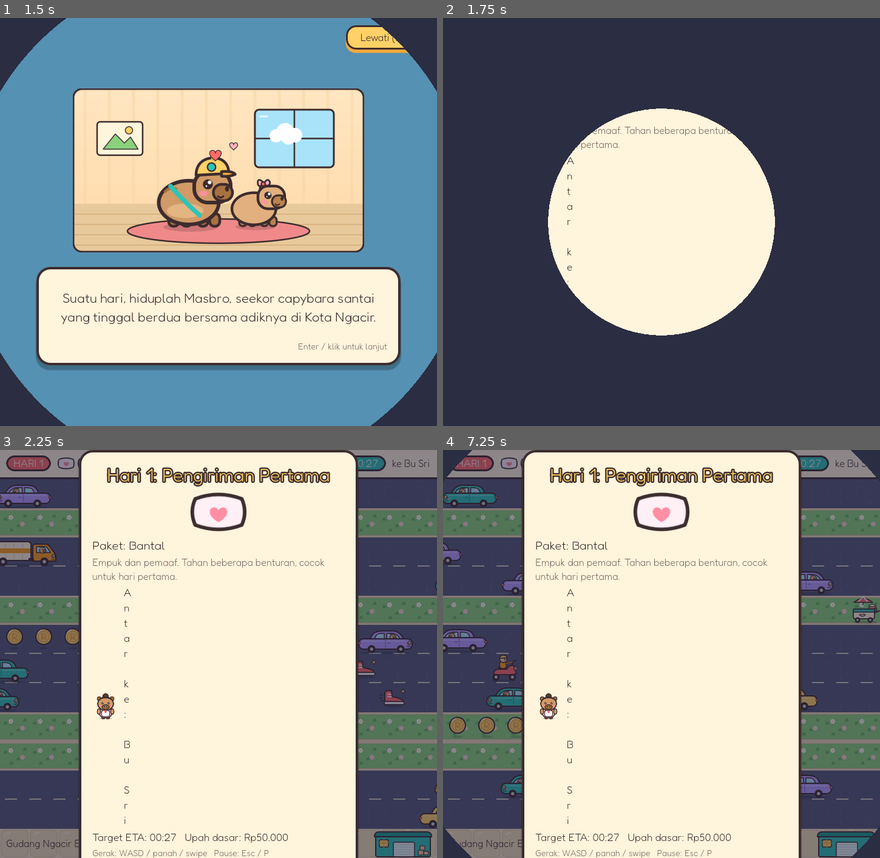
Above: before the commit, frames 1-4 (two rows, left to right).
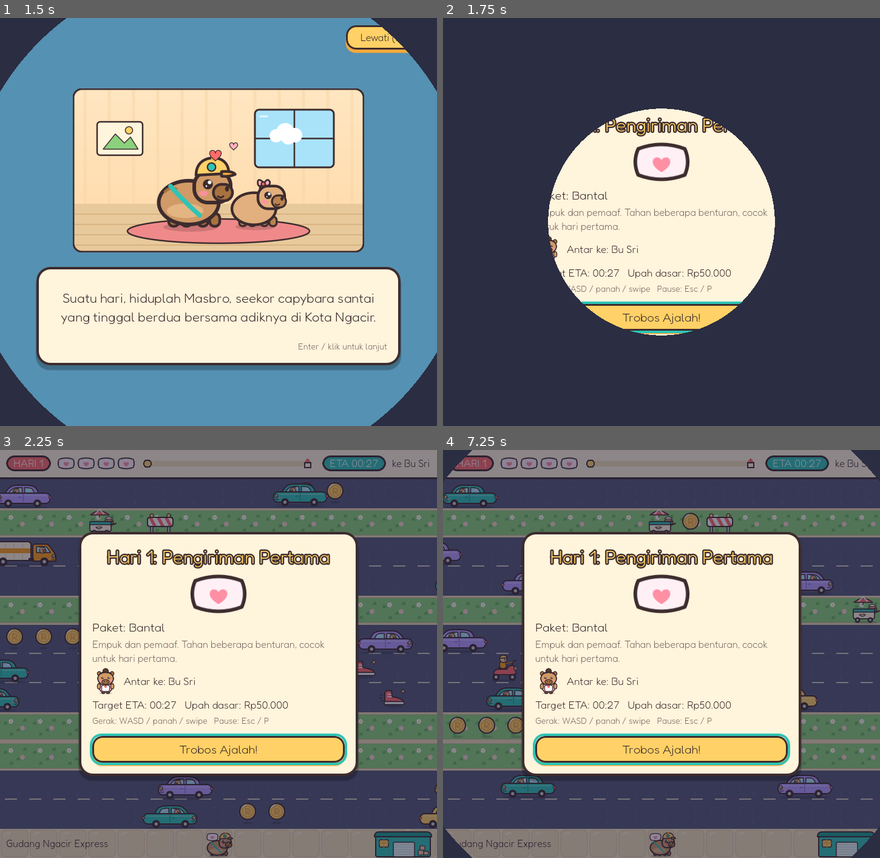
Above: after the commit, the same moments.

Repository: FirmansyahDzakwanArifien/si-ngacir
Game: Godot game, scene res://scenes/main.tscn
Same seed, same stepped clock (60 frames per second), same inputs: the game is played once before the commit and once after it.
Inputs (mouse positions are in pixels of both pictures, inside the frame that each line leads up to):
- Up to frame 1 (1.5 s): click "Mulai Hari 1" at 0.5 s; tap Enter (ui_accept) at 1.25 s; move the mouse to (314, 201) at 1.27 s; hold D (move_right) from 1.28 s (still down); tap P at 1.35 s; click (314, 201) at 1.42 s
- Up to frame 2 (1.75 s): keep holding D (move_right); tap Enter (ui_accept) at 1.52 s
- Up to frame 3 (2.25 s): move the mouse to (131, 674) at 2.02 s; release D (move_right) at 2.03 s; hold S (move_down) from 2.03 s (still down); tap P at 2.1 s
- Up to frame 4 (7.25 s): tap Enter (ui_accept) at 2.27, 4.52, 5.27, 6.02 s; move the mouse to (705, 564) at 2.77 s; release S (move_down) at 2.78 s; hold D (move_right) 2.78-3.5 s; tap P at 2.85, 4.35, 5.1, 5.85, 6.6 s; click "Lanjut" at 3.5 s; move the mouse to (639, 735) at 4.27 s; hold W (move_up) 4.28-5.03 s; click (639, 735) at 4.42 s; move the mouse to (792, 715) at 5.02 s; hold A (move_left) 5.03-6.53 s; move the mouse to (530, 592) at 5.77 s; move the mouse to (683, 654) at 6.52 s; hold S (move_down) from 6.53 s (still down); click (683, 654) at 6.67 s

Frame 1 is identical in both runs. In frame 2, 4.9% of the frame differs, in the area x 24-75%, y 24-78%; in frame 3, 35%, in the area x 17-83%, y 0-100%; in frame 4, 35%.

Commit message:
fix(ui): teks "Antar ke" di kartu intro pecah per huruf
Label yang bisa wrap di dalam HBox bersama potret pelanggan mendapat lebar
0 sehingga setiap huruf turun ke baris baru. Label sekarang melebar
mengisi baris. Masuk sejak potret pelanggan ditambahkan (PR #28).

Diff:
--- a/scripts/ui/hud.gd
+++ b/scripts/ui/hud.gd
@@ -413,7 +413,10 @@
 		picture.stretch_mode = TextureRect.STRETCH_KEEP_ASPECT_CENTERED
 		picture.custom_minimum_size = Vector2(44, 44)
 		row.add_child(picture)
-	row.add_child(_label("Antar ke: %s" % _day.customer_name, 17))
+	# Label di dalam HBox harus melebar; tanpa ini lebarnya 0 dan teks pecah per huruf.
+	var label := _label("Antar ke: %s" % _day.customer_name, 17)
+	label.size_flags_horizontal = Control.SIZE_EXPAND_FILL
+	row.add_child(label)
 	return row
 
 
